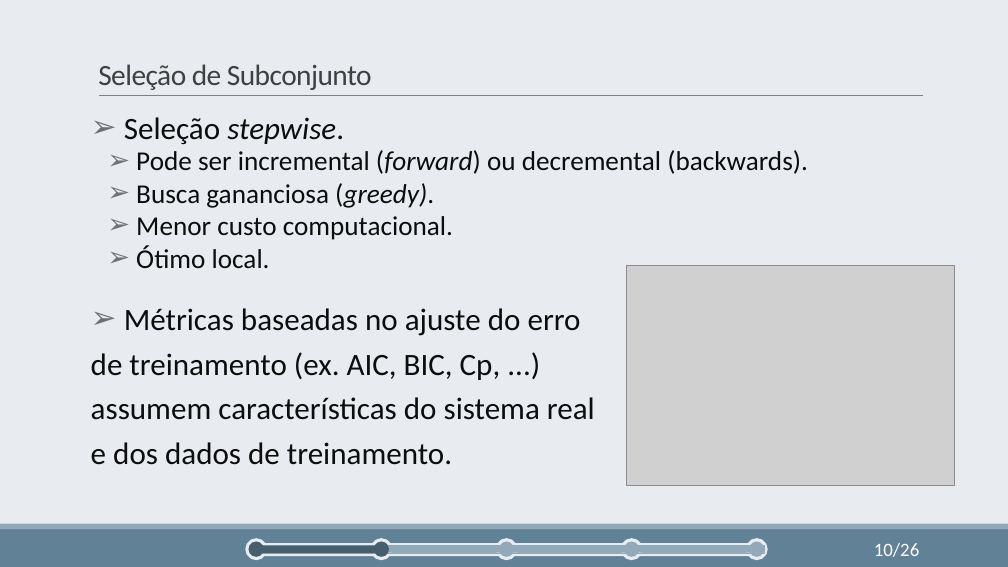
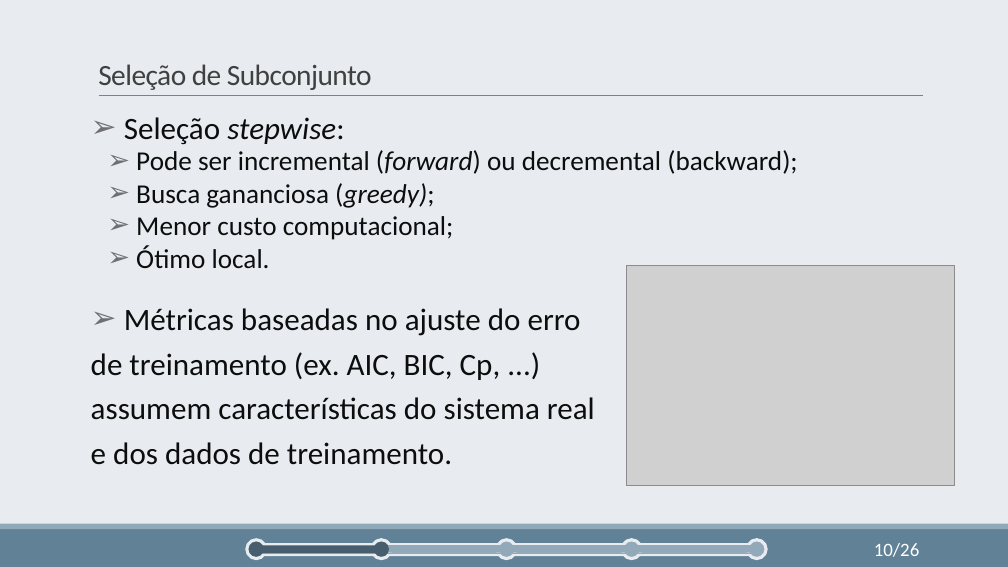
Before and after one commit to cmbhjv/TCC-Latex, a slide deck: slide 10 of TCC-Pres/Seleção Incremental de Variáveis utilizando Preditores Lineares e.pptx. Drawn at 1008x567 pixels with LibreOffice and Linux fonts; fonts in the diff are those of the drawing; grey boxes stand for pictures. Boxes give left, top, right and bottom in pixels: in the first picture for what was removed or moved away, otherwise in the second. Text is boxed around its words. In the diff, an @@ line names an element or a change of style, - is before the commit and + after.

```diff
--- a/TCC-Pres/Seleção Incremental de Variáveis utilizando Preditores Lineares e.pptx
+++ b/TCC-Pres/Seleção Incremental de Variáveis utilizando Preditores Lineares e.pptx
@@ text at [124, 117, 797, 240]: text changed @@
-➢ Seleção stepwise.
-  ➢ Pode ser incremental (forward) ou decremental (backwards).
-  ➢ Busca gananciosa (greedy).
-  ➢ Menor custo computacional.
+➢ Seleção stepwise:
+  ➢ Pode ser incremental (forward) ou decremental (backward);
+  ➢ Busca gananciosa (greedy);
+  ➢ Menor custo computacional;
```
Also in this commit, not shown: 23 other slides changed.
